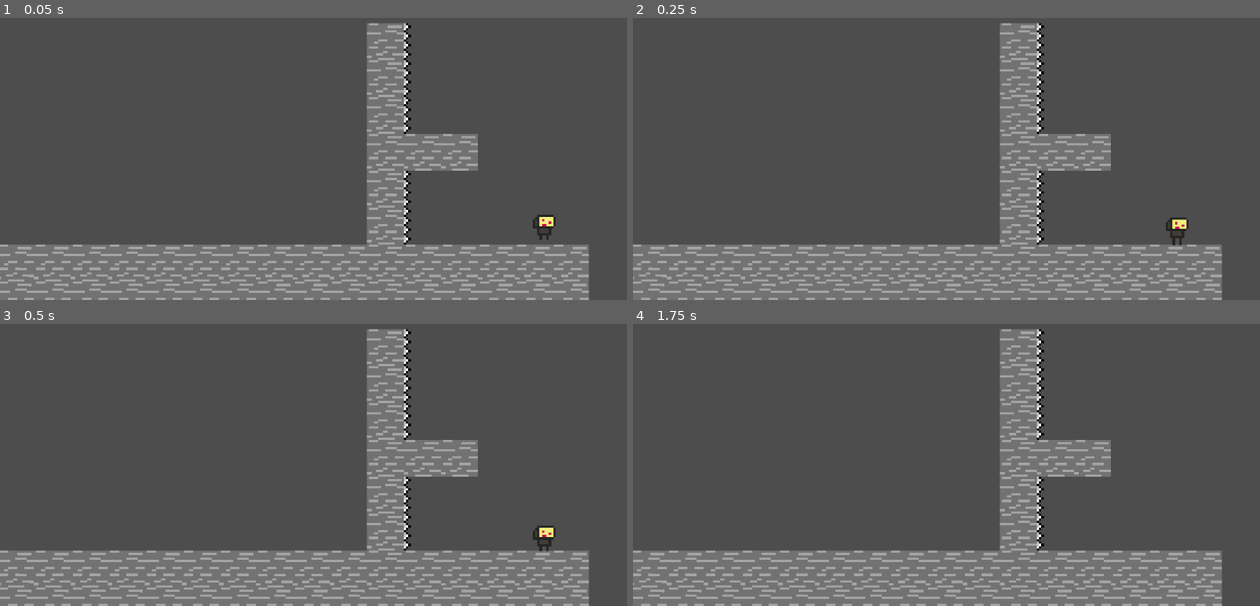
Above: before the commit, frames 1-4 (two rows, left to right).
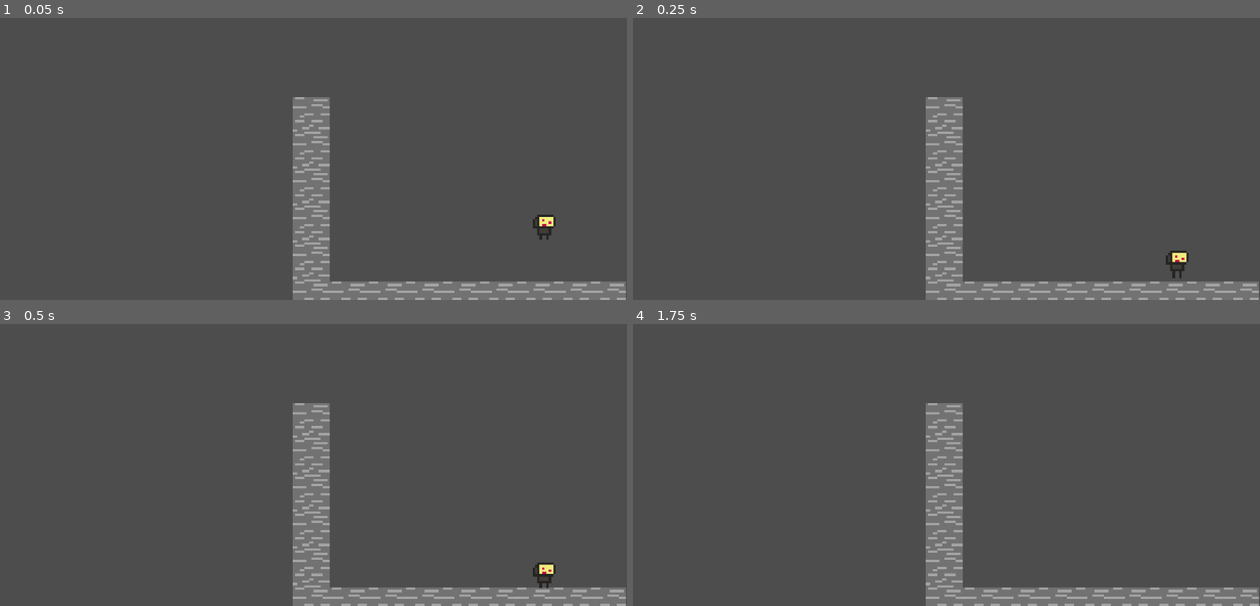
Above: after the commit, the same moments.

Repository: arcality/Built-to-Scale-GMTK-2024
Game: Godot game, scene res://scenes/main.tscn
The game is run twice, just before and just after one commit, with the same random seed, the same clock (stepped at 60 frames per second) and the same inputs. The engine's default icon, where the game draws it, is replaced by a stand-in: a white triangle on a blue panel in a dark square.
Inputs (mouse positions are in pixels of both pictures, inside the frame that each line leads up to):
- Up to frame 1 (0.05 s): no input
- Up to frame 2 (0.25 s): no input
- Up to frame 3 (0.5 s): no input
- Up to frame 4 (1.75 s): move the mouse to (1084, 411) at 0.52 s; hold Space (jump) 0.53-1.28 s; hold D (move_right) from 0.53 s (still down); click (1084, 411) at 0.67 s; move the mouse to (821, 448) at 1.27 s; tap E (edit) at 1.35 s; tap Space (jump) at 1.52, 1.55 s

The runs differ from the first frame. In frame 1, 25% of the frame differs, in the area x 0-100%, y 1-100%; in frame 2, 25%; in frame 3, 25%; in frame 4, 25%.

Commit message:
changed level one

Diff:
--- a/scenes/levels/level_one.tscn
+++ b/scenes/levels/level_one.tscn
@@ -15,38 +15,82 @@
 
 [sub_resource type="TileSetAtlasSource" id="TileSetAtlasSource_4wm1c"]
 texture = ExtResource("1_mq361")
+texture_region_size = Vector2i(8, 8)
 0:0/0 = 0
 0:0/0/physics_layer_0/linear_velocity = Vector2(0, 0)
 0:0/0/physics_layer_0/angular_velocity = 0.0
-0:0/0/physics_layer_0/polygon_0/points = PackedVector2Array(-8, -8, 8, -8, 8, 8, -8, 8)
+0:0/0/physics_layer_0/polygon_0/points = PackedVector2Array(-4, -4, 4, -4, 4, 4, -4, 4)
 0:0/0/physics_layer_1/linear_velocity = Vector2(0, 0)
 0:0/0/physics_layer_1/angular_velocity = 0.0
 1:0/0 = 0
 1:0/0/physics_layer_0/linear_velocity = Vector2(0, 0)
 1:0/0/physics_layer_0/angular_velocity = 0.0
+1:0/0/physics_layer_0/polygon_0/points = PackedVector2Array(-4, -4, 4, -4, 4, 4, -4, 4)
 1:0/0/physics_layer_1/linear_velocity = Vector2(0, 0)
 1:0/0/physics_layer_1/angular_velocity = 0.0
-1:0/0/physics_layer_1/polygon_0/points = PackedVector2Array(-8, 5, 8, 5, 8, 8, -8, 8)
-2:0/0 = 0
-2:0/0/physics_layer_0/linear_velocity = Vector2(0, 0)
-2:0/0/physics_layer_0/angular_velocity = 0.0
-2:0/0/physics_layer_1/linear_velocity = Vector2(0, 0)
-2:0/0/physics_layer_1/angular_velocity = 0.0
-2:0/0/physics_layer_1/polygon_0/points = PackedVector2Array(-5, -8, -5, 8, -8, 8, -8, -8)
-3:0/0 = 0
-3:0/0/physics_layer_0/linear_velocity = Vector2(0, 0)
-3:0/0/physics_layer_0/angular_velocity = 0.0
-3:0/0/physics_layer_1/linear_velocity = Vector2(0, 0)
-3:0/0/physics_layer_1/angular_velocity = 0.0
-3:0/0/physics_layer_1/polygon_0/points = PackedVector2Array(8, -5, -8, -5, -8, -8, 8, -8)
 4:0/0 = 0
 4:0/0/physics_layer_0/linear_velocity = Vector2(0, 0)
 4:0/0/physics_layer_0/angular_velocity = 0.0
 4:0/0/physics_layer_1/linear_velocity = Vector2(0, 0)
 4:0/0/physics_layer_1/angular_velocity = 0.0
-4:0/0/physics_layer_1/polygon_0/points = PackedVector2Array(5, 8, 5, -8, 8, -8, 8, 8)
+4:0/0/physics_layer_1/polygon_0/points = PackedVector2Array(-1, -4, -1, 4, -4, 4, -4, -4)
+6:0/0 = 0
+6:0/0/physics_layer_0/linear_velocity = Vector2(0, 0)
+6:0/0/physics_layer_0/angular_velocity = 0.0
+6:0/0/physics_layer_1/linear_velocity = Vector2(0, 0)
+6:0/0/physics_layer_1/angular_velocity = 0.0
+6:0/0/physics_layer_1/polygon_0/points = PackedVector2Array(4, -1, -4, -1, -4, -4, 4, -4)
+7:0/0 = 0
+7:0/0/physics_layer_0/linear_velocity = Vector2(0, 0)
+7:0/0/physics_layer_0/angular_velocity = 0.0
+7:0/0/physics_layer_1/linear_velocity = Vector2(0, 0)
+7:0/0/physics_layer_1/angular_velocity = 0.0
+7:0/0/physics_layer_1/polygon_0/points = PackedVector2Array(4, -1, -4, -1, -4, -4, 4, -4)
+9:0/0 = 0
+9:0/0/physics_layer_0/linear_velocity = Vector2(0, 0)
+9:0/0/physics_layer_0/angular_velocity = 0.0
+9:0/0/physics_layer_1/linear_velocity = Vector2(0, 0)
+9:0/0/physics_layer_1/angular_velocity = 0.0
+9:0/0/physics_layer_1/polygon_0/points = PackedVector2Array(1, 4, 1, -4, 4, -4, 4, 4)
+9:1/0 = 0
+9:1/0/physics_layer_0/linear_velocity = Vector2(0, 0)
+9:1/0/physics_layer_0/angular_velocity = 0.0
+9:1/0/physics_layer_1/linear_velocity = Vector2(0, 0)
+9:1/0/physics_layer_1/angular_velocity = 0.0
+9:1/0/physics_layer_1/polygon_0/points = PackedVector2Array(1, 4, 1, -4, 4, -4, 4, 4)
+4:1/0 = 0
+4:1/0/physics_layer_0/linear_velocity = Vector2(0, 0)
+4:1/0/physics_layer_0/angular_velocity = 0.0
+4:1/0/physics_layer_1/linear_velocity = Vector2(0, 0)
+4:1/0/physics_layer_1/angular_velocity = 0.0
+4:1/0/physics_layer_1/polygon_0/points = PackedVector2Array(-1, -4, -1, 4, -4, 4, -4, -4)
+3:1/0 = 0
+3:1/0/physics_layer_0/linear_velocity = Vector2(0, 0)
+3:1/0/physics_layer_0/angular_velocity = 0.0
+3:1/0/physics_layer_1/linear_velocity = Vector2(0, 0)
+3:1/0/physics_layer_1/angular_velocity = 0.0
+3:1/0/physics_layer_1/polygon_0/points = PackedVector2Array(-4, 1, 4, 1, 4, 4, -4, 4)
+2:1/0 = 0
+2:1/0/physics_layer_0/linear_velocity = Vector2(0, 0)
+2:1/0/physics_layer_0/angular_velocity = 0.0
+2:1/0/physics_layer_1/linear_velocity = Vector2(0, 0)
+2:1/0/physics_layer_1/angular_velocity = 0.0
+2:1/0/physics_layer_1/polygon_0/points = PackedVector2Array(-4, 1, 4, 1, 4, 4, -4, 4)
+1:1/0 = 0
+1:1/0/physics_layer_0/linear_velocity = Vector2(0, 0)
+1:1/0/physics_layer_0/angular_velocity = 0.0
+1:1/0/physics_layer_0/polygon_0/points = PackedVector2Array(-4, -4, 4, -4, 4, 4, -4, 4)
+1:1/0/physics_layer_1/linear_velocity = Vector2(0, 0)
+1:1/0/physics_layer_1/angular_velocity = 0.0
+0:1/0 = 0
+0:1/0/physics_layer_0/linear_velocity = Vector2(0, 0)
+0:1/0/physics_layer_0/angular_velocity = 0.0
+0:1/0/physics_layer_0/polygon_0/points = PackedVector2Array(-4, -4, 4, -4, 4, 4, -4, 4)
+0:1/0/physics_layer_1/linear_velocity = Vector2(0, 0)
+0:1/0/physics_layer_1/angular_velocity = 0.0
 
 [sub_resource type="TileSet" id="TileSet_f3q0e"]
+tile_size = Vector2i(8, 8)
 physics_layer_0/collision_layer = 1
 physics_layer_0/collision_mask = 0
 physics_layer_1/collision_layer = 4
@@ -66,5 +110,6 @@
 [node name="LevelTiles" type="TileMap" parent="."]
 scale = Vector2(4.25, 4.25)
 tile_set = SubResource("TileSet_f3q0e")
+rendering_quadrant_size = 8
 format = 2
-layer_0/tile_data = PackedInt32Array(393214, 0, 0, 393215, 0, 0, 327680, 0, 0, 327681, 0, 0, 327682, 0, 0, 327683, 0, 0, 327684, 0, 0, 327685, 0, 0, 327686, 0, 0, 327687, 0, 0, 393213, 0, 0, 393212, 0, 0, 327676, 0, 0, 327677, 0, 0, 327678, 0, 0, 327679, 0, 0, 262144, 0, 0, 262145, 0, 0, 262146, 0, 0, 262147, 0, 0, 262148, 0, 0, 262149, 0, 0, 262150, 0, 0, 262151, 0, 0, 327675, 0, 0, 393211, 0, 0, 393210, 0, 0, 393209, 0, 0, 327673, 0, 0, 327674, 0, 0, 327672, 0, 0, 393208, 0, 0, 196610, 0, 0, 131074, 0, 0, 65538, 0, 0, 2, 0, 0, -65534, 0, 0, -131070, 0, 0, 196611, 131072, 0, 131075, 131072, 0, 65539, 0, 0, 65540, 0, 0, 3, 131072, 0, -65533, 131072, 0, -131069, 131072, 0)
+layer_0/tile_data = PackedInt32Array(0, 0, 0, 65536, 0, 1, 1, 65536, 0, 65537, 65536, 1, 131072, 0, 0, 196608, 0, 1, 131073, 65536, 0, 196609, 65536, 1, 262144, 0, 0, 327680, 0, 1, 262145, 65536, 0, 327681, 65536, 1, 393216, 0, 0, 458752, 0, 1, 393217, 65536, 0, 458753, 65536, 1, 524288, 0, 0, 589824, 0, 1, 524289, 65536, 0, 589825, 65536, 1, 655360, 0, 0, 720896, 0, 1, 655361, 65536, 0, 720897, 65536, 1, 655362, 0, 0, 720898, 0, 1, 655363, 65536, 0, 720899, 65536, 1, 655364, 0, 0, 720900, 0, 1, 655365, 65536, 0, 720901, 65536, 1, 655366, 0, 0, 720902, 0, 1, 655367, 65536, 0, 720903, 65536, 1, 655368, 0, 0, 720904, 0, 1, 655369, 65536, 0, 720905, 65536, 1, 655370, 0, 0, 720906, 0, 1, 655371, 65536, 0, 720907, 65536, 1, 655372, 0, 0, 720908, 0, 1, 655373, 65536, 0, 720909, 65536, 1, 655374, 0, 0, 720910, 0, 1, 655375, 65536, 0, 720911, 65536, 1, 655376, 0, 0, 720912, 0, 1, 655377, 65536, 0, 720913, 65536, 1)
--- a/scenes/player.tscn
+++ b/scenes/player.tscn
@@ -97,6 +97,7 @@
 active_arm_state = "walljumping"
 
 [node name="Hurtbox" type="Area2D" parent="."]
+collision_layer = 0
 collision_mask = 4
 script = ExtResource("2_p74e7")
 
--- a/scripts/state-machine/falling.gd
+++ b/scripts/state-machine/falling.gd
@@ -39,7 +39,7 @@
 		player.deceleration_amount = 200
 
 	# checks if the player is touching a wall and falling down
-	if player.is_on_wall() and player.velocity.y > 0:
+	if player.is_on_wall() and player.velocity.y > 0 and player.active_arm_state != "jumpboosting":
 		if Input.is_action_pressed("move_right") and $"../../RayCastRight".is_colliding():
 			state_transition.emit(self, "clinging")
 			print("transition to clinging")
--- a/scripts/state-machine/umbrellaing.gd
+++ b/scripts/state-machine/umbrellaing.gd
@@ -2,7 +2,7 @@
 
 var player: Player
 
-const FLOAT_SPEED = 8000
+const FLOAT_SPEED = 7000
 
 func Enter():
 	player = owner
